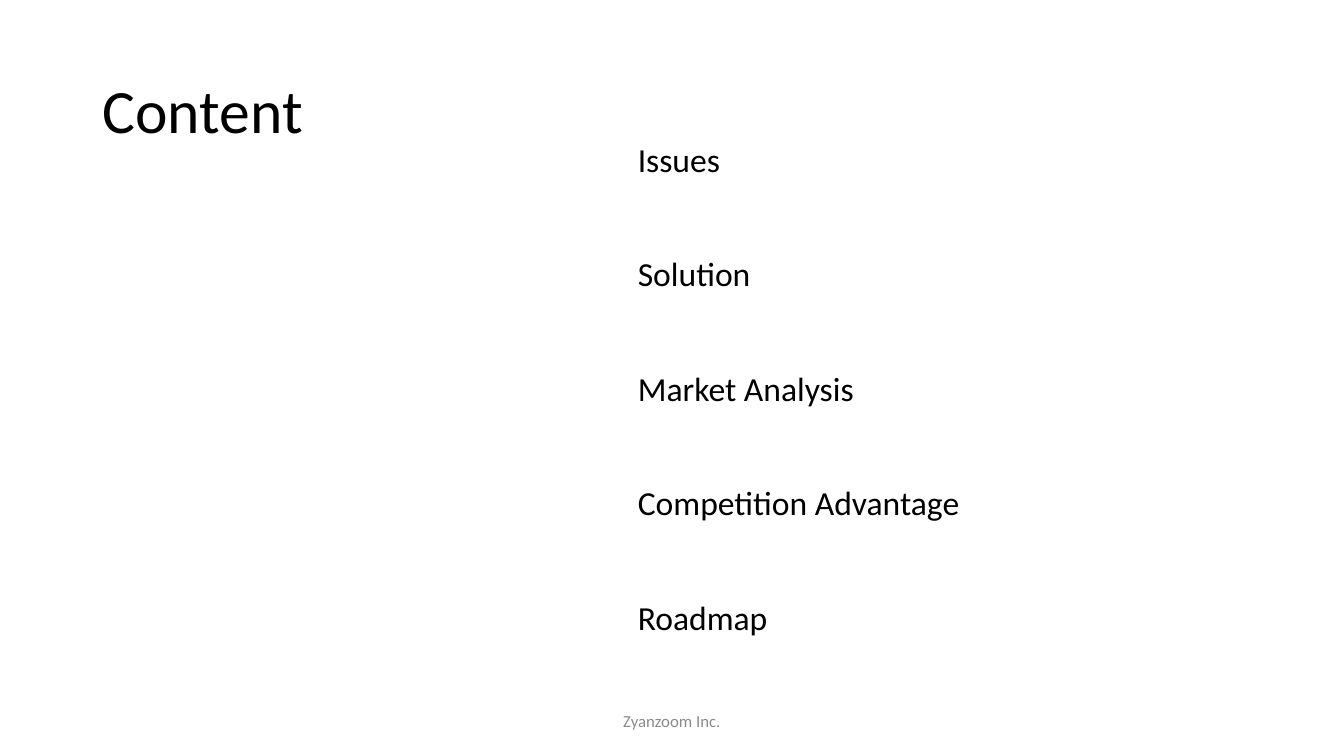
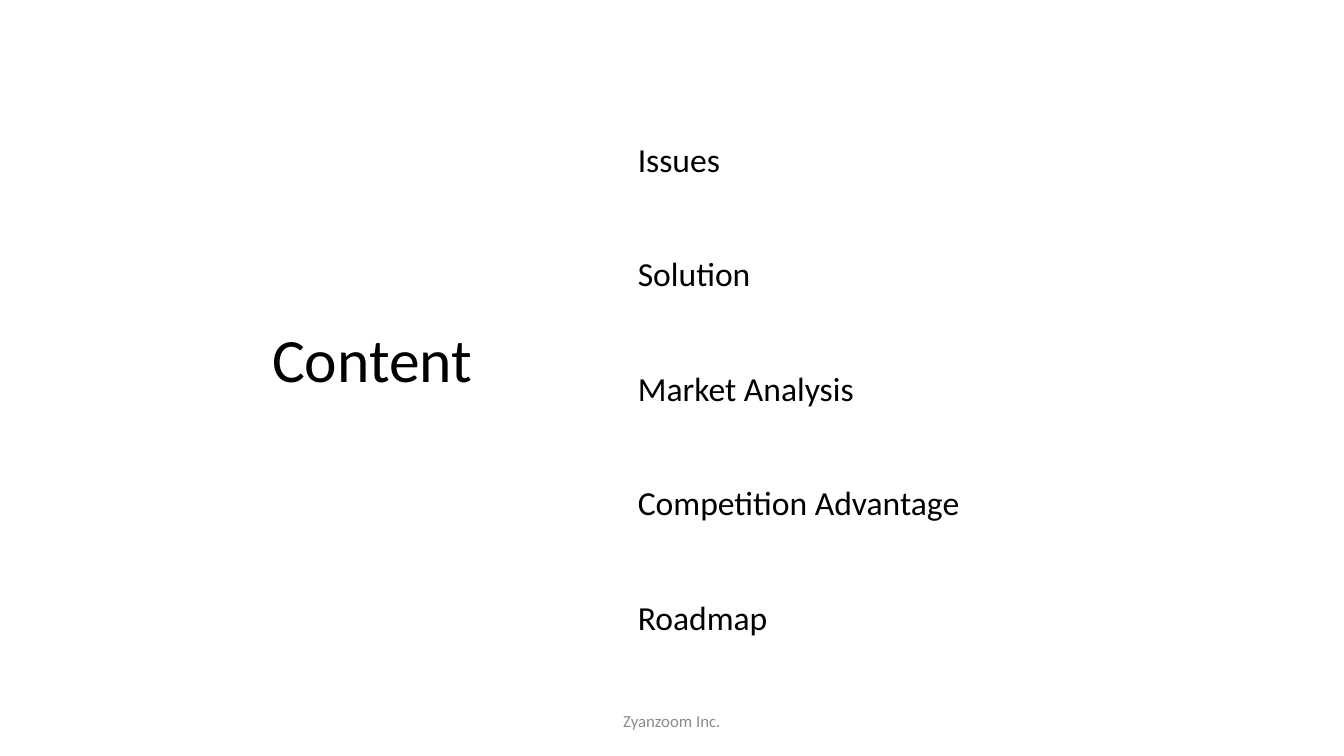
Before and after one commit to twigzxd/ZXXXZ, a slide deck: slide 2 of SmartLocker.pptx. Drawn at 1344x756 pixels with LibreOffice and Linux fonts; fonts in the diff are those of the drawing. Boxes give left, top, right and bottom in pixels: in the first picture for what was removed or moved away, otherwise in the second. Text is boxed around its words. In the diff, an @@ line names an element or a change of style, - is before the commit and + after.

Commit message:
content update

```diff
--- a/SmartLocker.pptx
+++ b/SmartLocker.pptx
@@ title "Content": place and size @@
-title "Content" at bbox=[102, 93, 302, 134]
+title "Content" at bbox=[272, 342, 472, 383]
```
Also in this commit, not shown: 3 other slides changed, 1 slide removed, 3 other files.
